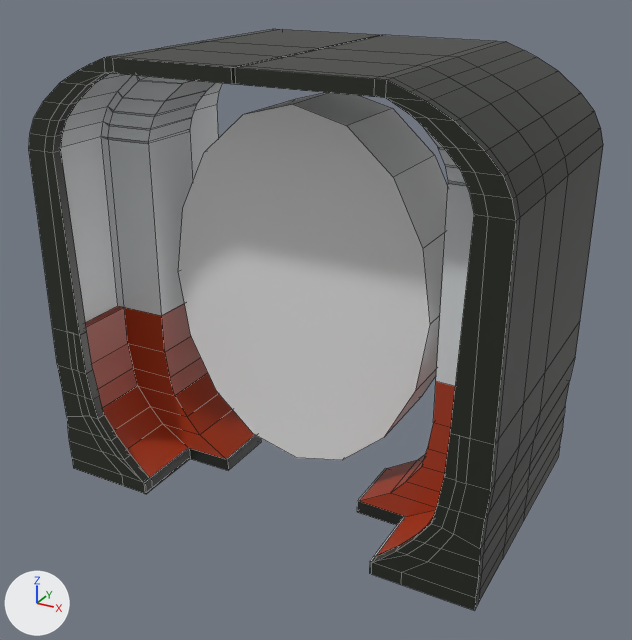
Two versions of the Blender file Assets/Models/BlenderModels/GridArtAttempt1/DeadLockCorridor.blend, one commit apart.
Rendered twice from a 50 mm lens placed at (2.95, -5.21, 3.33), pointed at (0.19, -0.19, 0.83). Arrows for +X, +Y and +Z are at lower left; the lights stay in place. Mesh edges are drawn as thin lines.
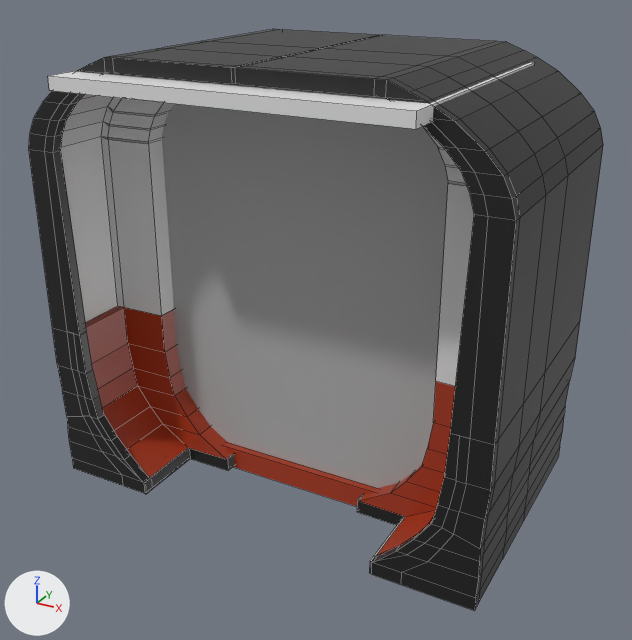
Boxes (x1, y1, x2, y2) around the edits, measured in the pictures (632 x 640 px):
```json
{"object": "Cube", "change": "surface changed", "before": [50, 48, 536, 610], "after": [50, 48, 536, 610]}
{"object": "Cube.001", "change": "added", "after": [162, 104, 448, 506]}
{"object": "Cylinder", "change": "deleted", "before": [178, 93, 448, 460]}
{"object": "Cube.002", "change": "added", "after": [48, 62, 535, 129]}
```

Scene script edits in JSON lines:
```json
{"op": "add", "block": "me_cube_002", "code": ["me_cube_002 = bpy.data.meshes.new('Cube.002')", "me_cube_002.from_pydata(...)  # a box spanning x -1.0..1.0, y -1.0..1.0, z -1.0..1.0"]}
{"op": "add", "block": "me_cube", "code": ["me_cube = bpy.data.meshes.new('Cube')", "me_cube.from_pydata(...)  # 28 vertices, 26 faces; spans x -1.0..1.0, y -1.59..1.59, z -1.04..1.0", "me_cube.materials.append(mat_material)  # picture img_imphenziapalette01_png"]}
{"op": "remove", "block": "ob_cylinder", "code": ["ob_cylinder = bpy.data.objects.new('Cylinder', me_cylinder)", "ob_cylinder.location = (0.11, 0.0, 1.046)", "ob_cylinder.rotation_euler = (1.571, 0.0, 0.0)  # degrees (90, 0, 0)", "ob_cylinder.scale = (1.0, 1.31, 0.343)"]}
{"op": "add", "block": "ob_cube_002", "code": ["ob_cube_002 = bpy.data.objects.new('Cube.002', me_cube_002)", "ob_cube_002.location = (0.11, -0.205, 2.515)", "ob_cube_002.scale = (1.2, 1.01, 0.0436)"]}
{"op": "add", "block": "ob_cube_001", "code": ["ob_cube_001 = bpy.data.objects.new('Cube.001', me_cube)", "ob_cube_001.location = (0.11, -0.205, 1.026)", "ob_cube_001.scale = (1.13, 0.0952, 1.49)"]}
```
